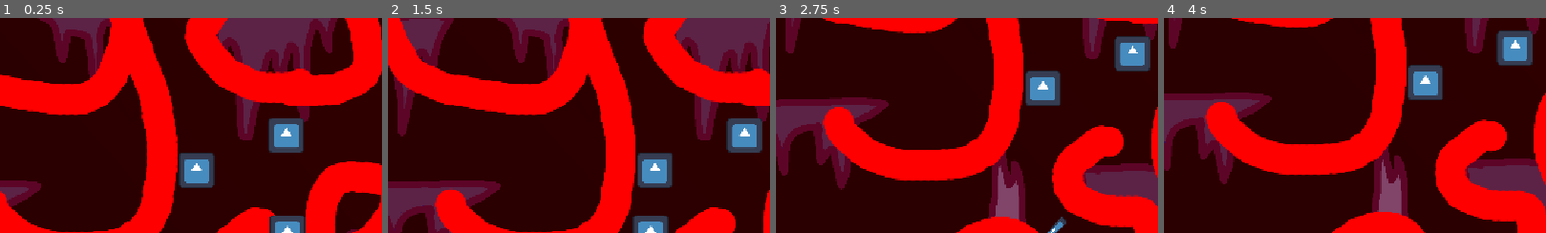
Above: before the commit, frames 1-4 (left to right).
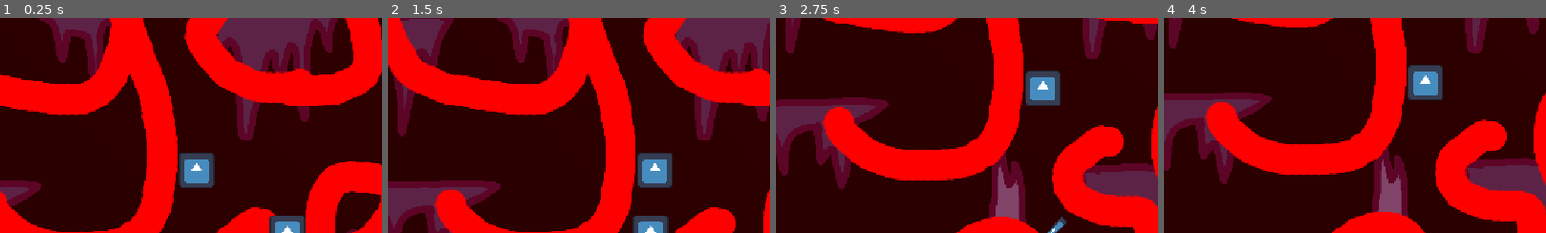
Above: after the commit, the same moments.

Repository: 3dplays5/Null-Rush
Game: Godot game, scene res://testlevel.tscn
Same seed, same stepped clock (60 frames per second), same inputs: the game is played once before the commit and once after it. The engine's default icon, where the game draws it, is replaced by a stand-in: a white triangle on a blue panel in a dark square.
Inputs (mouse positions are % of the whole screen's width and height, from its top left):
- Up to frame 1 (0.25 s): no input
- Up to frame 2 (1.5 s): tap Enter at 0.5 s; move the mouse to (72, 45) at 0.52 s; hold A (A) 0.53-1.28 s; tap D (D) at 0.8, 1.35 s; move the mouse to (30, 55) at 1.27 s
- Up to frame 3 (2.75 s): tap S (S) at 1.55 s; move the mouse to (60, 28) at 2.02 s; hold S (S) from 2.03 s (still down); tap A (A) at 2.3 s
- Up to frame 4 (4 s): move the mouse to (45, 70) at 2.77 s; release S (S) at 2.78 s; tap A (A) at 2.85 s; tap D (D) at 3.05 s; tap Space at 3.5 s; move the mouse to (80, 65) at 3.52 s; hold D (D) from 3.53 s (still down); tap S (S) at 3.8 s
The pictures show only the part of the screen within x 12-62%, y 0-50%; the shares and areas given below are measured in that part.

The runs differ from the first frame. In frame 1, 1.5% of the frame differs, in the area x 70-80%, y 46-63%; in frame 2, 1.5%; in frame 3, 1.5%, in the area x 88-98%, y 8-25%; in frame 4, 1.5%.

Commit message:
dsadwasd

Diff:
--- a/bullet.gd
+++ b/bullet.gd
@@ -1,4 +1,4 @@
-extends Area2D
+extends CharacterBody2D
 
 
 var speed = 8000
--- a/bullet.tscn
+++ b/bullet.tscn
@@ -3,7 +3,10 @@
 [ext_resource type="Script" uid="uid://d1ao2i2di7pby" path="res://bullet.gd" id="1_v7oki"]
 [ext_resource type="Texture2D" uid="uid://bjrerfpwcvxa5" path="res://icon.svg" id="2_v8qja"]
 
-[node name="bullet" type="Area2D" unique_id=1915583212 groups=["bullet"]]
+[sub_resource type="RectangleShape2D" id="RectangleShape2D_dkoqu"]
+size = Vector2(130.51611, 129.99998)
+
+[node name="bullet" type="CharacterBody2D" unique_id=1515671691 groups=["bullet"]]
 scale = Vector2(0.26050422, 0.2)
 script = ExtResource("1_v7oki")
 
@@ -14,5 +17,9 @@
 wait_time = 10.0
 autostart = true
 
-[connection signal="body_entered" from="." to="." method="_on_body_entered"]
+[node name="CollisionShape2D" type="CollisionShape2D" parent="." unique_id=660943345]
+position = Vector2(-3.6608785e-06, -4.7683707e-06)
+scale = Vector2(1, 0.9999998)
+shape = SubResource("RectangleShape2D_dkoqu")
+
 [connection signal="timeout" from="Timer" to="." method="_on_timer_timeout"]
--- a/enemy.gd
+++ b/enemy.gd
@@ -1,10 +1,10 @@
 extends CharacterBody2D
-
-const SPEED: float = 75.0
+@onready var player = $"../../../player"
+var speed = randf_range(150, 200)
 
 func _physics_process(delta: float) -> void:
-
-
+	var direction = (player.global_position - global_position).normalized()
+	velocity = direction * speed
 	move_and_slide()
 
 
@@ -14,3 +14,11 @@
 		if area.is_in_group("bullet"):
 			print("HIT")
 			queue_free()
+
+
+func _on_area_2d_body_entered(body: Node2D) -> void:
+		print("HIT")
+		if body.is_in_group("bullet"):
+			print("HIT")
+			body.queue_free()
+			queue_free()
--- a/enemy.tscn
+++ b/enemy.tscn
@@ -5,6 +5,9 @@
 
 [sub_resource type="RectangleShape2D" id="RectangleShape2D_7xlk3"]
 size = Vector2(129, 127)
+
+[sub_resource type="CircleShape2D" id="CircleShape2D_4gyqm"]
+radius = 43.863426
 
 [node name="CharacterBody2D" type="CharacterBody2D" unique_id=1322628270]
 script = ExtResource("1_4gyqm")
@@ -18,4 +21,9 @@
 position = Vector2(0.5, -0.5)
 shape = SubResource("RectangleShape2D_7xlk3")
 
+[node name="CollisionShape2D" type="CollisionShape2D" parent="." unique_id=850086318]
+shape = SubResource("CircleShape2D_4gyqm")
+debug_color = Color(0.9791958, 0, 0.3938787, 0.41960785)
+
 [connection signal="area_entered" from="Area2D" to="." method="_on_area_2d_area_entered"]
+[connection signal="body_entered" from="Area2D" to="." method="_on_area_2d_body_entered"]
--- /dev/null
+++ b/enemyspawn.gd
@@ -0,0 +1,20 @@
+extends Marker2D
+
+var enemy = preload("res://enemy.tscn")
+
+# Called when the node enters the scene tree for the first time.
+func _ready() -> void:
+	var spawn = enemy.instantiate()
+	add_child(spawn)
+	spawn.transform = self.transform
+
+
+# Called every frame. 'delta' is the elapsed time since the previous frame.
+func _process(delta: float) -> void:
+	pass
+
+
+func _on_timer_timeout() -> void:
+	var spawn = enemy.instantiate()
+	add_child(spawn)
+	spawn.transform = self.transform
--- /dev/null
+++ b/enemyspawn.tscn
@@ -0,0 +1,12 @@
+[gd_scene format=3 uid="uid://c0s1fjy3hc7be"]
+
+[ext_resource type="Script" uid="uid://bi67eii05lf8p" path="res://enemyspawn.gd" id="1_ukwuj"]
+
+[node name="Marker2D" type="Marker2D" unique_id=944858342]
+script = ExtResource("1_ukwuj")
+
+[node name="Timer" type="Timer" parent="." unique_id=908180337]
+wait_time = 0.5
+autostart = true
+
+[connection signal="timeout" from="Timer" to="." method="_on_timer_timeout"]
--- a/testlevel.tscn
+++ b/testlevel.tscn
@@ -3,15 +3,14 @@
 [ext_resource type="PackedScene" uid="uid://by1ik032ikga1" path="res://ammo_crate.tscn" id="1_74kyy"]
 [ext_resource type="Texture2D" uid="uid://dwo5s7c3wihim" path="res://level1(1).png" id="1_pi5jr"]
 [ext_resource type="PackedScene" uid="uid://cm05idtueudek" path="res://player.tscn" id="1_w3snd"]
-[ext_resource type="PackedScene" uid="uid://bpbmba5opnoyg" path="res://enemy.tscn" id="4_kx2s4"]
+[ext_resource type="PackedScene" uid="uid://c0s1fjy3hc7be" path="res://enemyspawn.tscn" id="4_kx2s4"]
 
 [node name="testlevel" type="Node2D" unique_id=2146338062]
 
 [node name="Level1(1)" type="Sprite2D" parent="." unique_id=218355105]
+z_index = -221
 position = Vector2(623, 230)
 texture = ExtResource("1_pi5jr")
-
-[node name="AmmoCrate" parent="." unique_id=567279028 instance=ExtResource("1_74kyy")]
 
 [node name="player" parent="." unique_id=1448665637 instance=ExtResource("1_w3snd")]
 position = Vector2(326, 225)
@@ -24,5 +23,9 @@
 limit_bottom = 1310
 position_smoothing_enabled = true
 
-[node name="Enemy" parent="." unique_id=1322628270 instance=ExtResource("4_kx2s4")]
-position = Vector2(322, -125)
+[node name="AmmoCrate" parent="." unique_id=567279028 instance=ExtResource("1_74kyy")]
+
+[node name="Node" type="Node" parent="." unique_id=1921815945]
+
+[node name="Marker2D" parent="Node" unique_id=944858342 instance=ExtResource("4_kx2s4")]
+position = Vector2(1057, -196)
Not shown, added: enemyspawn.gd.uid
